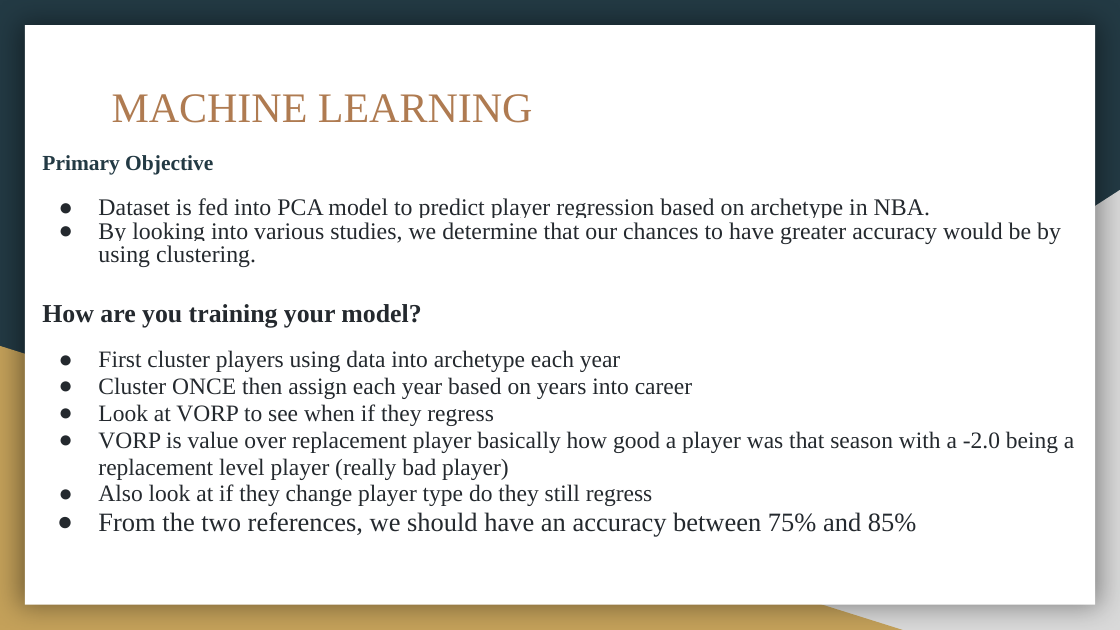
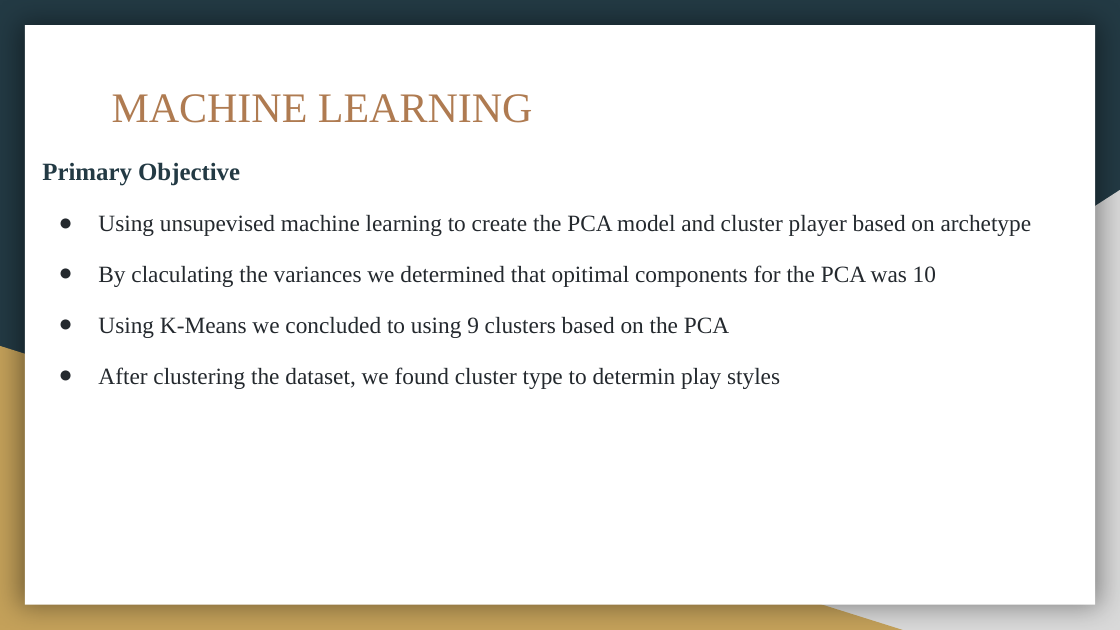
Before and after one commit to joshb738/NBA_Player_Analysis, a slide deck: slide 6 of Visualization/NBA_PLAYER_ANALYSIS.pptx (slide 7 before the commit). Drawn at 1120x630 pixels with LibreOffice and Linux fonts; fonts in the diff are those of the drawing. Boxes give left, top, right and bottom in pixels: in the first picture for what was removed or moved away, otherwise in the second. Text is boxed around its words. In the diff, an @@ line names an element or a change of style, - is before the commit and + after.

```diff
--- a/Visualization/NBA_PLAYER_ANALYSIS.pptx
+++ b/Visualization/NBA_PLAYER_ANALYSIS.pptx
@@ text at (42, 162, 240, 186): size 13.8 to 16 pt in "Primary Objective"; line spacing 0.95 to 1.15 @@
@@ text at (98, 215, 1032, 389): text changed; size 15.2 to 15 pt @@
-● Dataset is fed into PCA model to predict player regression based on archetype in NBA.
-● By looking into various studies, we determine that our chances to have greater accuracy would be by using clustering.
-How are you training your model?
-● First cluster players using data into archetype each year
-● Cluster ONCE then assign each year based on years into career
-● Look at VORP to see when if they regress
-● VORP is value over replacement player basically how good a player was that season with a -2.0 being a replacement level player (really bad player)
-● Also look at if they change player type do they still regress
-● From the two references, we should have an accuracy between 75% and 85%
+● Using unsupevised machine learning to create the PCA model and cluster player based on archetype
+● By claculating the variances we determined that opitimal components for the PCA was 10
+● Using K-Means we concluded to using 9 clusters based on the PCA
+● After clustering the dataset, we found cluster type to determin play styles
```
Also in this commit, not shown: 4 other slides changed, 6 slides added, 10 slides removed, 1 other file.
